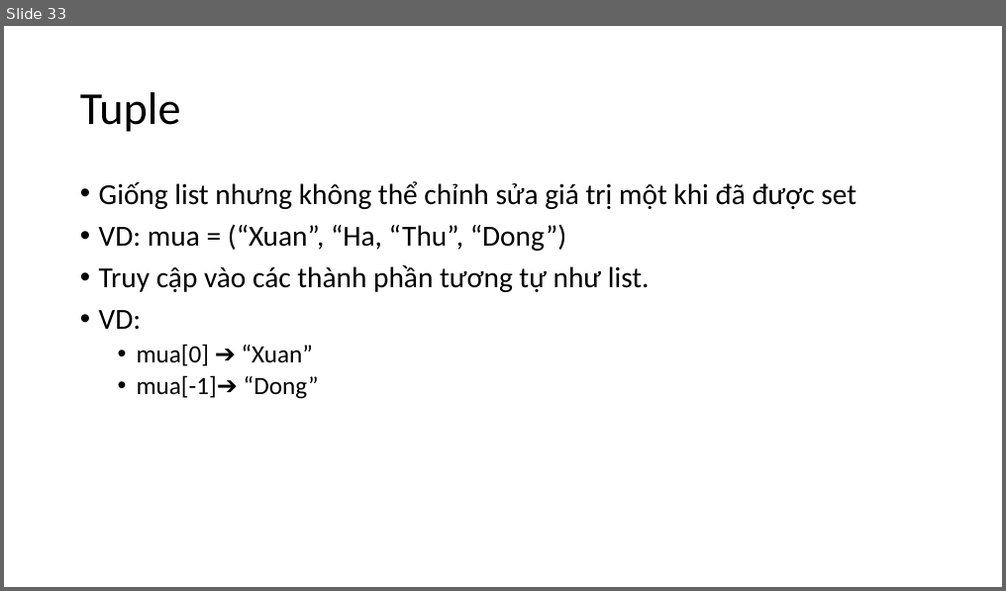
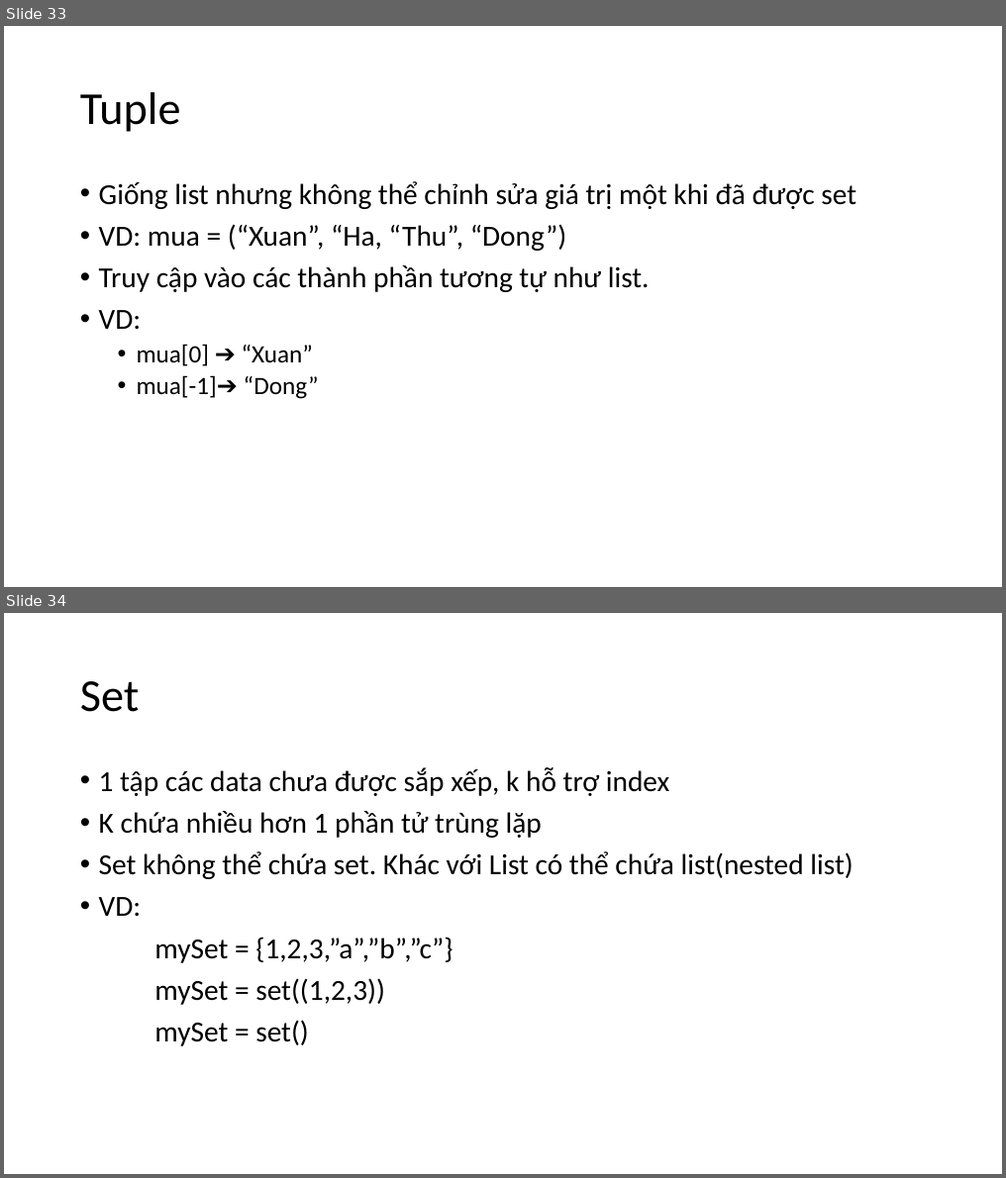
Before and after one commit to levinhhoang16/PyOpenCVCourse, a slide deck: Lecture/PythonCoban.pptx. Shown one above the other, each under a label of ours: slide 33 before the commit, slides 33 and 34 after it. The pictures are 1006x591 and 1006x1178 pixels, drawn with LibreOffice and Linux fonts; fonts in the diff are those of the drawing. Boxes give left, top, right and bottom in pixels: in the first picture for what was removed or moved away, otherwise in the second. Text is boxed around its words. In the diff, an @@ line names an element or a change of style, - is before the commit and + after.

Commit message:
update lec

```diff
--- a/Lecture/PythonCoban.pptx
+++ b/Lecture/PythonCoban.pptx
@@ slide 34 added at [4, 613, 1002, 1174], background #FFFFFF @@
@@ title added at [80, 681, 139, 712], 44 pt, text #000000 @@
+Set
@@ text added at [99, 767, 852, 1047], 28 pt, text #000000 @@
+• 1 tập các data chưa được sắp xếp, k hỗ trợ index
+• K chứa nhiều hơn 1 phần tử trùng lặp
+• Set không thể chứa set. Khác với List có thể chứa list(nested list)
+• VD:
+mySet = {1,2,3,”a”,”b”,”c”}
+mySet = set((1,2,3))
+mySet = set()
```
Also in this commit, not shown: 15 other slides added.
